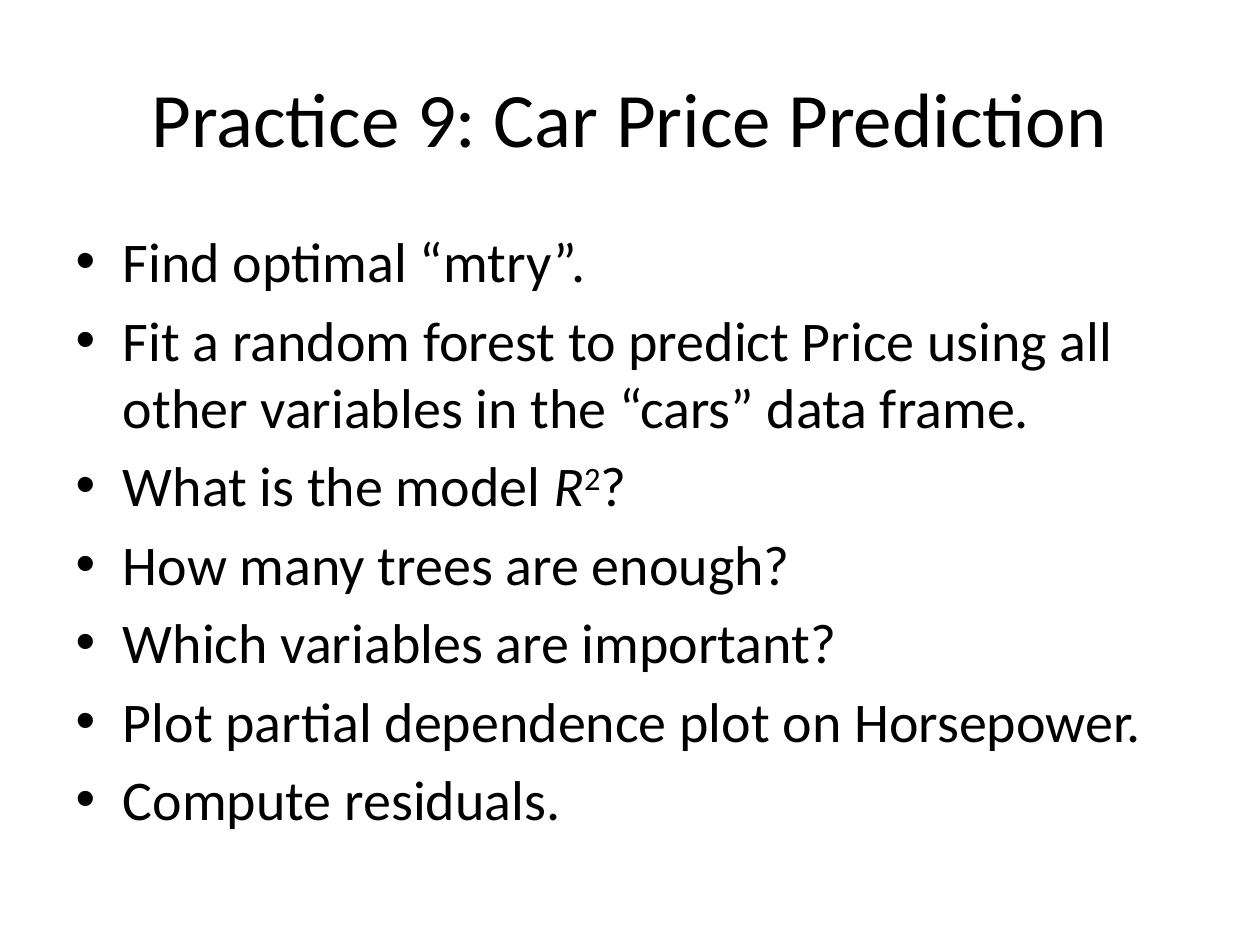
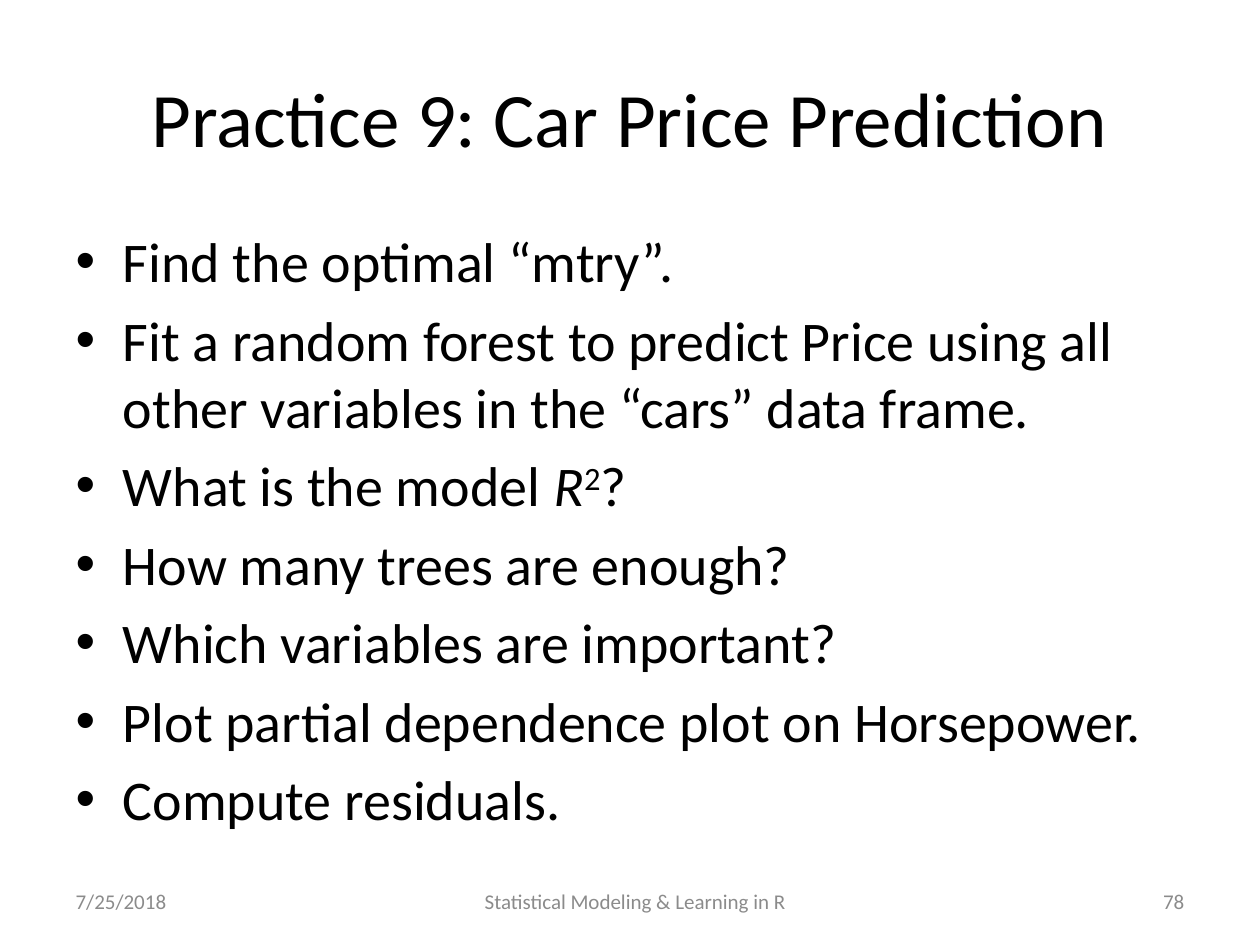
Before and after one commit to katherinesimeon/Statistical-Modeling-and-Learning-in-R, a slide deck: slide 78 of main.pptx (slide 66 before the commit). Drawn at 1260x945 pixels with LibreOffice and Linux fonts; fonts in the diff are those of the drawing. Boxes give left, top, right and bottom in pixels: in the first picture for what was removed or moved away, otherwise in the second. Text is boxed around its words. In the diff, an @@ line names an element or a change of style, - is before the commit and + after.

```diff
--- a/main.pptx
+++ b/main.pptx
@@ text at [123, 241, 673, 291]: text changed @@
-• Find optimal “mtry”.
+• Find the optimal “mtry”.
@@ text added at [76, 894, 167, 910], 12 pt, text #8C8C8C @@
+7/25/2018
@@ text added at [485, 894, 785, 913], 12 pt, text #8C8C8C @@
+Statistical Modeling & Learning in R
@@ page number added at [1163, 895, 1184, 909], 12 pt, text #8C8C8C @@
+78
```
Also in this commit, not shown: 66 other slides changed, 12 slides added, 1 other file.
